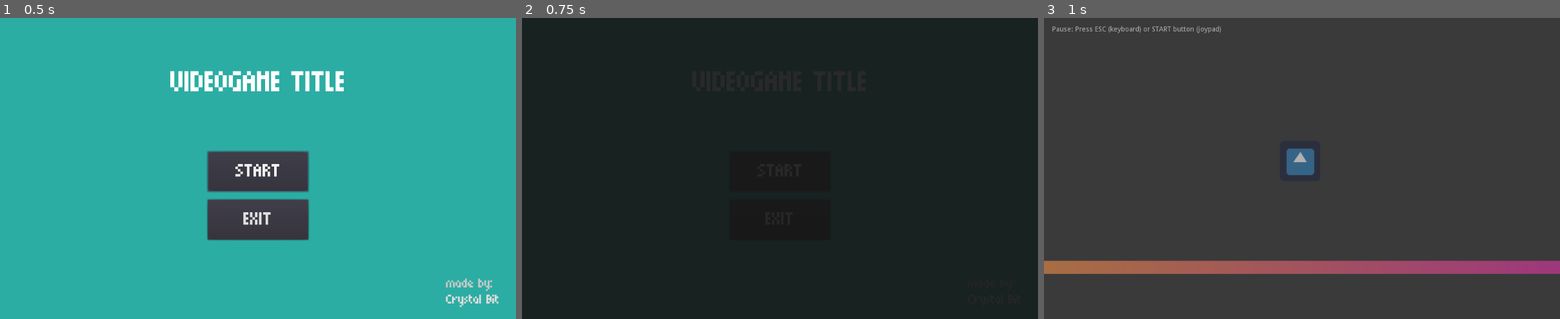
Above: before the commit, frames 1-3 (left to right).
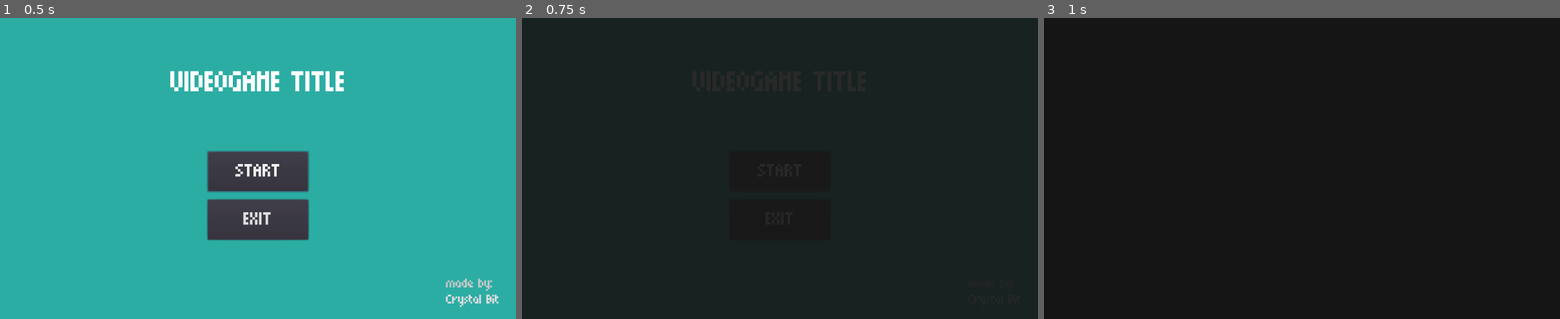
Above: after the commit, the same moments.

Repository: crystal-bit/godot-game-template
Game: Godot game, scene res://scenes/main.tscn
Same seed, same stepped clock (60 frames per second), same inputs: the game is played once before the commit and once after it. The engine's default icon, where the game draws it, is replaced by a stand-in: a white triangle on a blue panel in a dark square.
Inputs:
- Up to frame 1 (0.5 s): no input
- Up to frame 2 (0.75 s): click "START" at 0.5 s
- Up to frame 3 (1 s): no input

Frames 1-2 are identical in both runs. In frame 3, 100% of the frame differs, in the area x 0-100%, y 0-100%.

Commit message:
Add Scenes._change_scene_multithread().
- Add resource_multithread_loader.gd

Multithread loading was made looking at the official Godot demos.

Diff:
--- a/autoload/game.gd
+++ b/autoload/game.gd
@@ -26,7 +26,9 @@
 
 func change_scene(new_scene, params= {}):
 #	Scenes._change_scene(new_scene, params)
-	Scenes._change_scene_background_loading(new_scene, params)
+#	Scenes._change_scene_background_loading(new_scene, params)
+	Scenes._change_scene_multithread(new_scene, params)
+
 
 
 func _on_Scenes_change_started():
--- a/autoload/scenes.gd
+++ b/autoload/scenes.gd
@@ -9,7 +9,7 @@
 	"res://scenes/main.tscn"
 ]
 const fallback_scene = "res://scenes/menu/menu.tscn"
-const minimum_transition_duration = 300 #ms
+const minimum_transition_duration = 500 #ms
 
 var main: Main
 var loader: ResourceInteractiveLoader
@@ -17,8 +17,13 @@
 var loading_start_time = 0
 var _params = {}
 
+onready var resource_multithread_loader = preload("res://autoload/scenes/resource_multithread_loader.gd").new()
+var scene_to_load
+
 
 func _ready():
+	add_child(resource_multithread_loader)
+
 	if main == null:
 		call_deferred("_force_load")
 	pause_mode = Node.PAUSE_MODE_PROCESS
@@ -144,3 +149,26 @@
 
 func get_current_scene_node() -> Node:
 	return main.active_scene_container.get_child(0)
+
+
+# --- MULTITHREAD STUFF
+
+func _change_scene_multithread(new_scene: String, params = {}):
+	emit_signal("change_started")
+	_params = params
+	loading_start_time = OS.get_ticks_msec()
+	var transitions: Transitions = main.transitions
+	transitions.fade_in()
+#	yield(transitions.anim, "animation_finished")
+	scene_to_load = new_scene
+	resource_multithread_loader.connect("resource_loaded", self, "_on_resource_loaded", [], CONNECT_ONESHOT)
+	resource_multithread_loader.load_scene(new_scene)
+
+
+func _on_resource_loaded(resource):
+	var load_time = OS.get_ticks_msec() - loading_start_time # ms
+	print("{scn} loaded in {elapsed}ms".format({ 'scn': resource.resource_path, 'elapsed': load_time }))
+	# artificially wait some time in order to have a gentle scene transition
+	if load_time < minimum_transition_duration:
+		yield(get_tree().create_timer((minimum_transition_duration - load_time) / 1000.0), "timeout")
+	_set_new_scene(resource)
--- /dev/null
+++ b/autoload/scenes/resource_multithread_loader.gd
@@ -0,0 +1,49 @@
+extends Node
+
+signal resource_loaded(res)
+
+
+var thread: Thread = null
+
+
+func _ready() -> void:
+	thread = Thread.new()
+
+
+func load_scene(path):
+	thread.start( self, "_thread_load", path)
+
+
+func _thread_load(path):
+	var ril = ResourceLoader.load_interactive(path)
+	assert(ril)
+#	var total = ril.get_stage_count()
+	# Call deferred to configure max load steps.
+#	progress.call_deferred("set_max", total)
+
+	var res = null
+
+	while true:
+		var SIMULATED_DELAY_MS = 20
+		OS.delay_msec(SIMULATED_DELAY_MS) # TODO: not sure if this is the correct way
+		var err = ril.poll()
+		if err == ERR_FILE_EOF:
+			res = ril.get_resource()
+			break
+		elif err != OK:
+			print("There was an error loading")
+			break
+	call_deferred("_thread_done", res)
+
+
+func _thread_done(resource):
+	assert(resource)
+	# Always wait for threads to finish, this is required on Windows.
+	thread.wait_to_finish()
+	# Instantiate new scene.
+	emit_signal("resource_loaded", resource)
+
+
+func _exit_tree() -> void:
+	if thread and thread.is_active():
+		thread.wait_to_finish()
